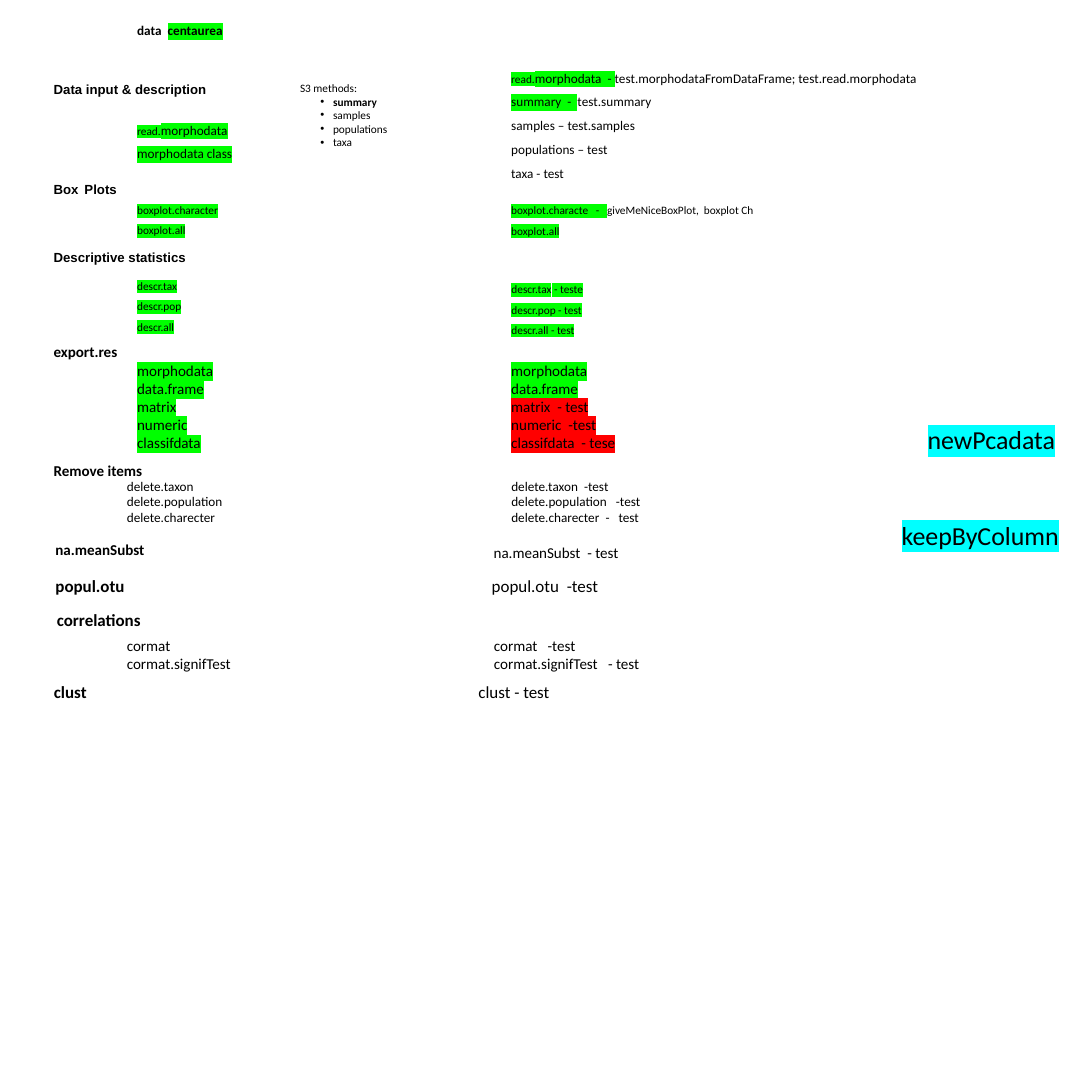
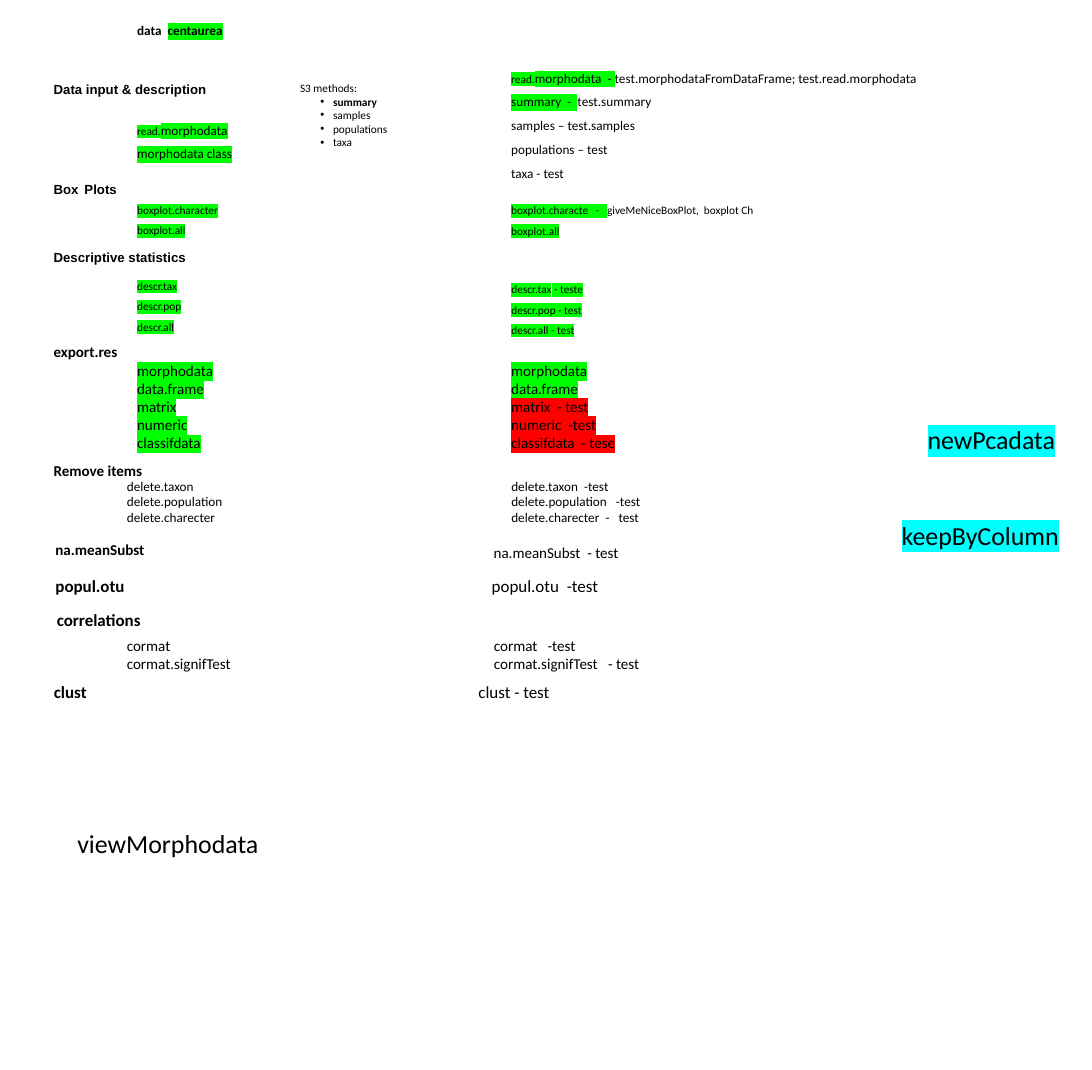
Before and after one commit to MarekSlenker/MorphoTools2, a slide deck: slide 2 of struktura kniznice.pptx. Drawn at 1092x1070 pixels with LibreOffice and Linux fonts; fonts in the diff are those of the drawing. Boxes give left, top, right and bottom in pixels: in the first picture for what was removed or moved away, otherwise in the second. Text is boxed around its words. In the diff, an @@ line names an element or a change of style, - is before the commit and + after.

```diff
--- a/struktura kniznice.pptx
+++ b/struktura kniznice.pptx
@@ text added at (77, 835, 258, 858), 27.5 pt, text #000000 @@
+viewMorphodata
```
Also in this commit, not shown: 33 other files.
